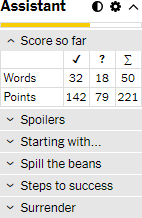
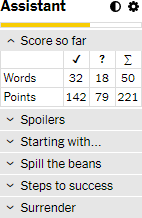
The second 142 × 218 image is a revision of the first. Changes to its layers:
painted on "light" over [92, 1, 139, 12]
painted on "dark" over [92, 1, 139, 12]
